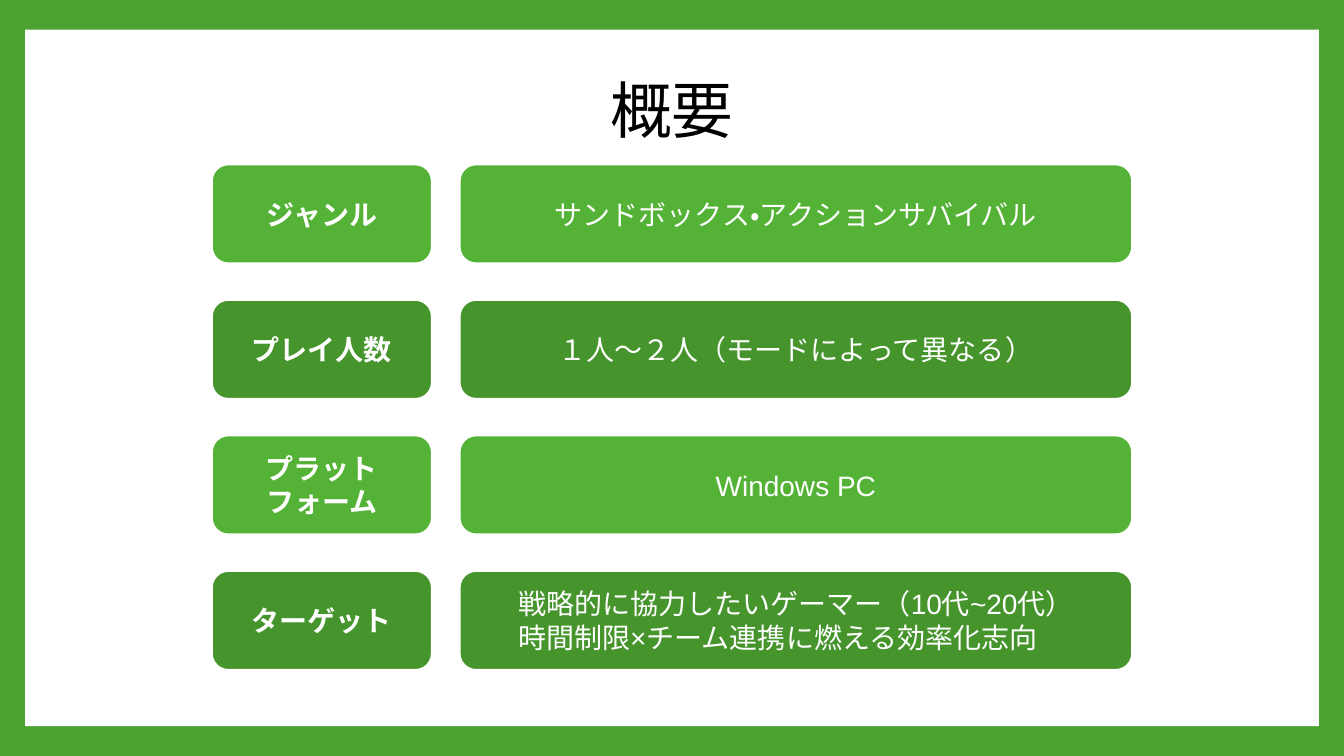
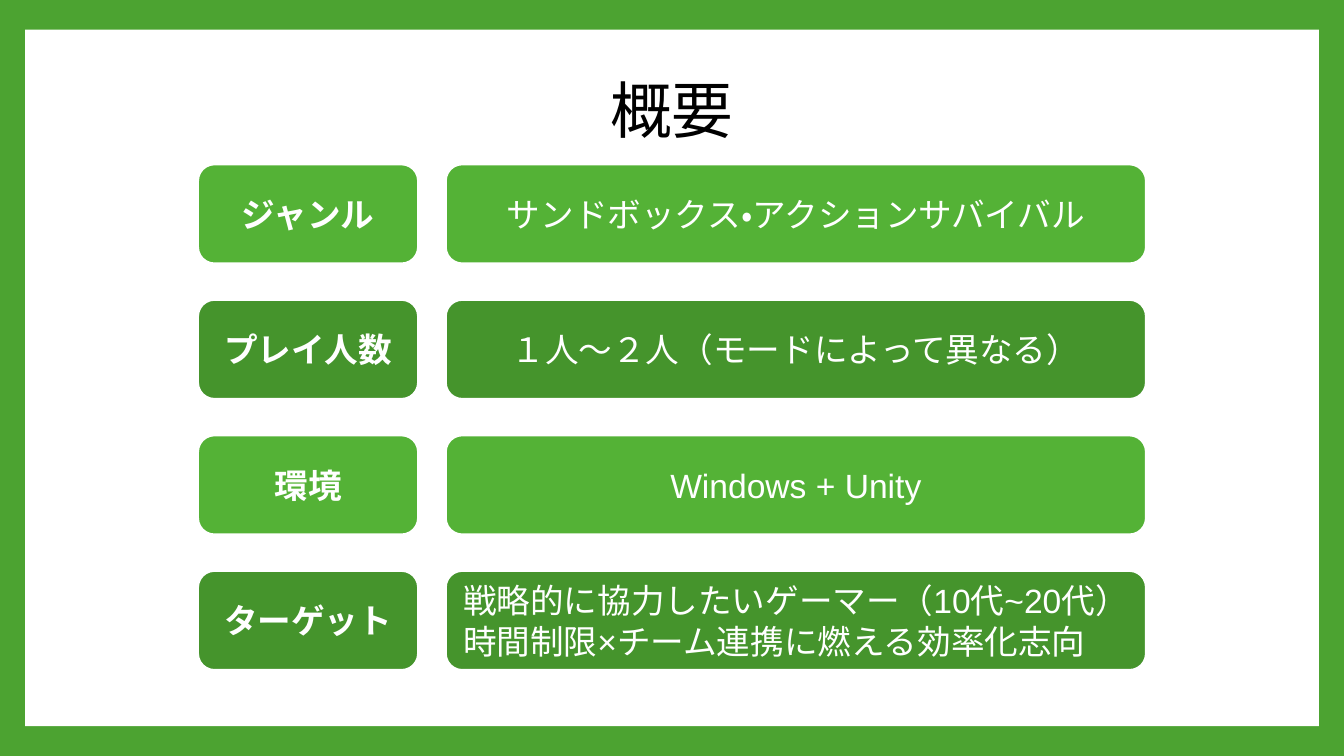
Before and after one commit to A23019/GC_A3_1, a slide deck: slide 5 of 企画/PowerPoint/REBASE_企画書.pptx. Drawn at 1344x756 pixels with LibreOffice and Linux fonts; fonts in the diff are those of the drawing; background and template pictures are left out. Boxes give left, top, right and bottom in pixels: in the first picture for what was removed or moved away, otherwise in the second. Text is boxed around its words. In the diff, an @@ line names an element or a change of style, - is before the commit and + after.

```diff
--- a/企画/PowerPoint/REBASE_企画書.pptx
+++ b/企画/PowerPoint/REBASE_企画書.pptx
@@ rounded rectangle "サンドボックス・アクションサバイバル": place and size @@
-rounded rectangle "サンドボックス・アクションサバイバル" at [460,164,1132,263]
+rounded rectangle "サンドボックス・アクションサバイバル" at [446,164,1146,263]
@@ rounded rectangle "１人～２人（モードによって異なる）": place and size @@
-rounded rectangle "１人～２人（モードによって異なる）" at [460,299,1132,398]
+rounded rectangle "１人～２人（モードによって異なる）" at [446,299,1146,398]
@@ 4 rounded rectangles: place and size @@
-4 rounded rectangles at [212,164,432,669]
+4 rounded rectangles at [198,164,417,669]
@@ rounded rectangle "Windows + Unity": place and size @@
-rounded rectangle "Windows + Unity" at [460,436,1132,534]
+rounded rectangle "Windows + Unity" at [446,436,1146,534]
@@ text in rounded rectangle at [274,469,341,501]: text changed; size 20 to 24 pt @@
-プラットフォーム
+環境
@@ text in rounded rectangle at [670,473,922,505]: text changed; size 20 to 24 pt @@
-Windows PC
+Windows + Unity
@@ size 20 to 24 pt in 6 elements at [446,571,1146,669], [446,164,1146,263], [446,299,1146,398], [198,164,417,263], [198,299,417,398], [198,571,417,669] @@
@@ rounded rectangle "戦略的に協力したいゲーマー（10代~20代） 時間制限×チーム連携に燃える効率化志向": place and size @@
-rounded rectangle "戦略的に協力したいゲーマー（10代~20代） 時間制限×チーム連携に燃える効率化志向" at [460,571,1132,669]
+rounded rectangle "戦略的に協力したいゲーマー（10代~20代） 時間制限×チーム連携に燃える効率化志向" at [446,571,1146,669]
```
Also in this commit, not shown: 12 other slides changed, 3 slides added, 2 slides removed.
